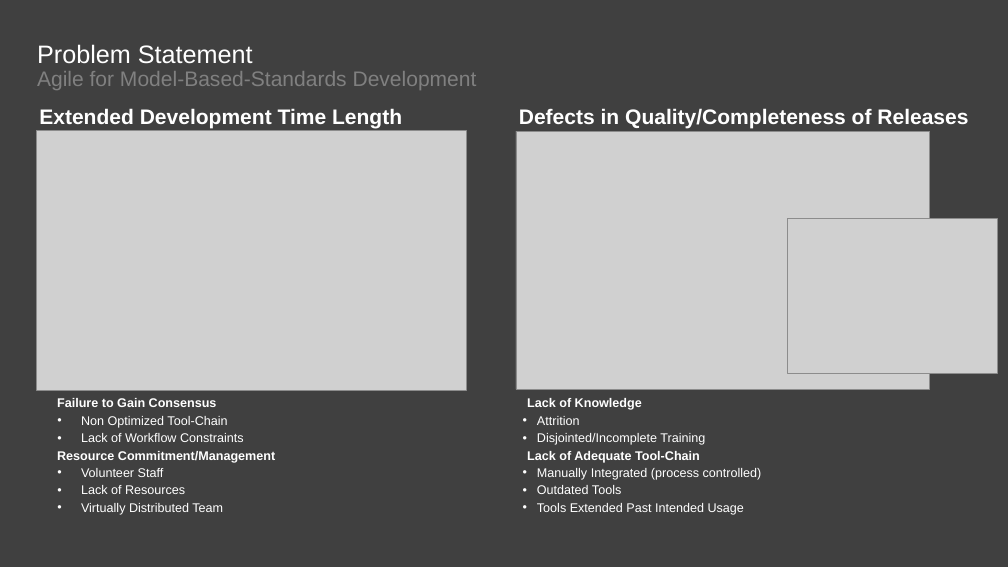
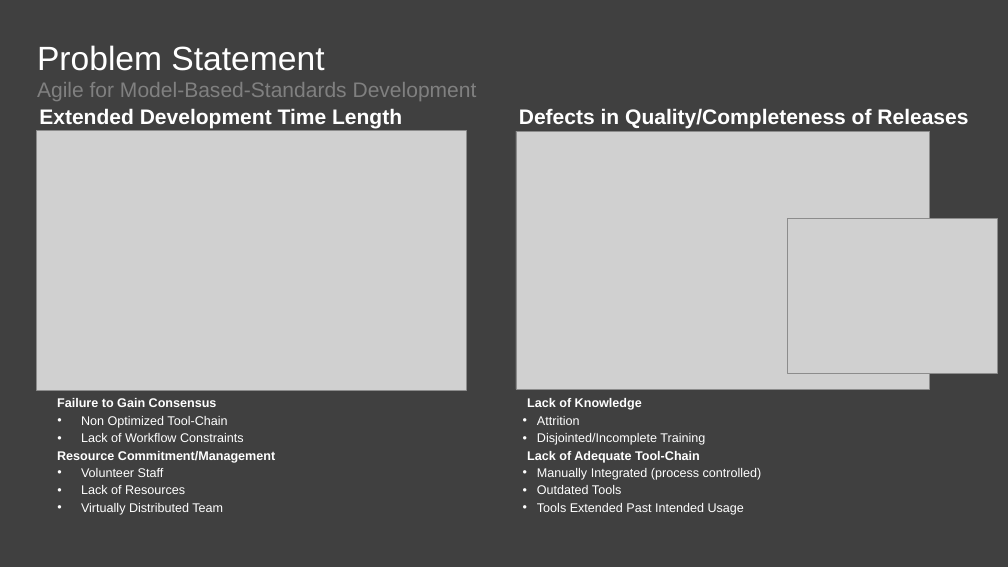
Before and after one commit to agile4mbsd/papers, a slide deck: slide 4 of 01 - Agile for Model-Based Standards Development/D - Presentations/PDES.Presentation.pptx. Drawn at 1008x567 pixels with LibreOffice and Linux fonts; fonts in the diff are those of the drawing; grey boxes stand for pictures; background and template pictures are left out. Boxes give left, top, right and bottom in pixels: in the first picture for what was removed or moved away, otherwise in the second. Text is boxed around its words. In the diff, an @@ line names an element or a change of style, - is before the commit and + after.

```diff
--- a/01 - Agile for Model-Based Standards Development/D - Presentations/PDES.Presentation.pptx
+++ b/01 - Agile for Model-Based Standards Development/D - Presentations/PDES.Presentation.pptx
@@ title "Problem Statement" at (x1=37, y1=45, x2=324, y2=71): size 24 to 32 pt @@
@@ text "Agile for Model-Based-Standards Development" moved from (x1=37, y1=71, x2=477, y2=90) to (x1=37, y1=82, x2=477, y2=101) @@
```
Also in this commit, not shown: 5 other slides changed, 1 other file.
